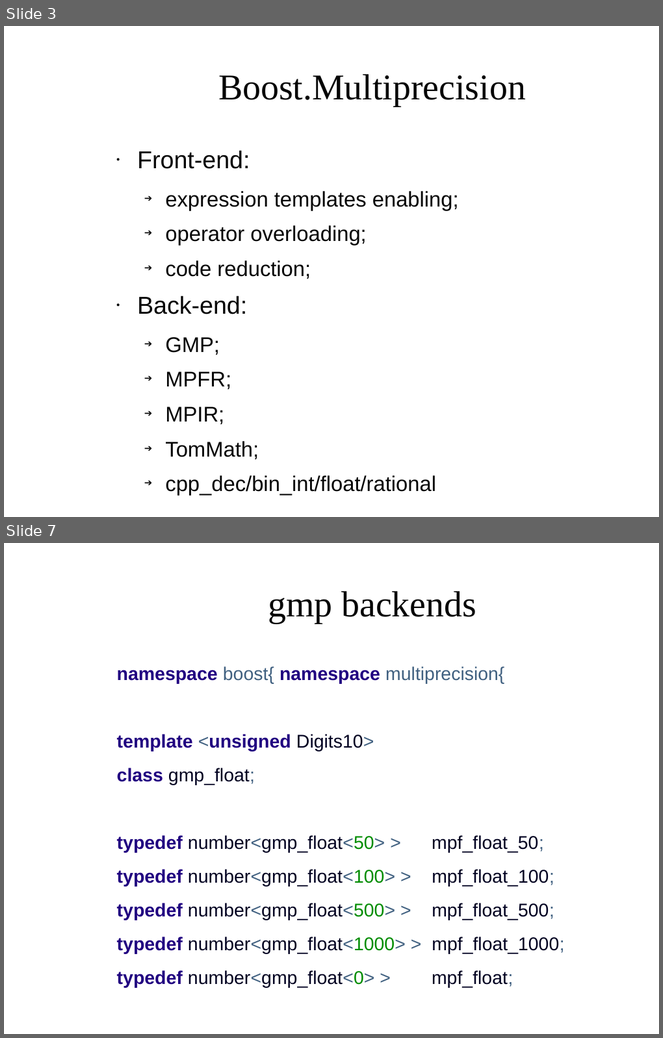
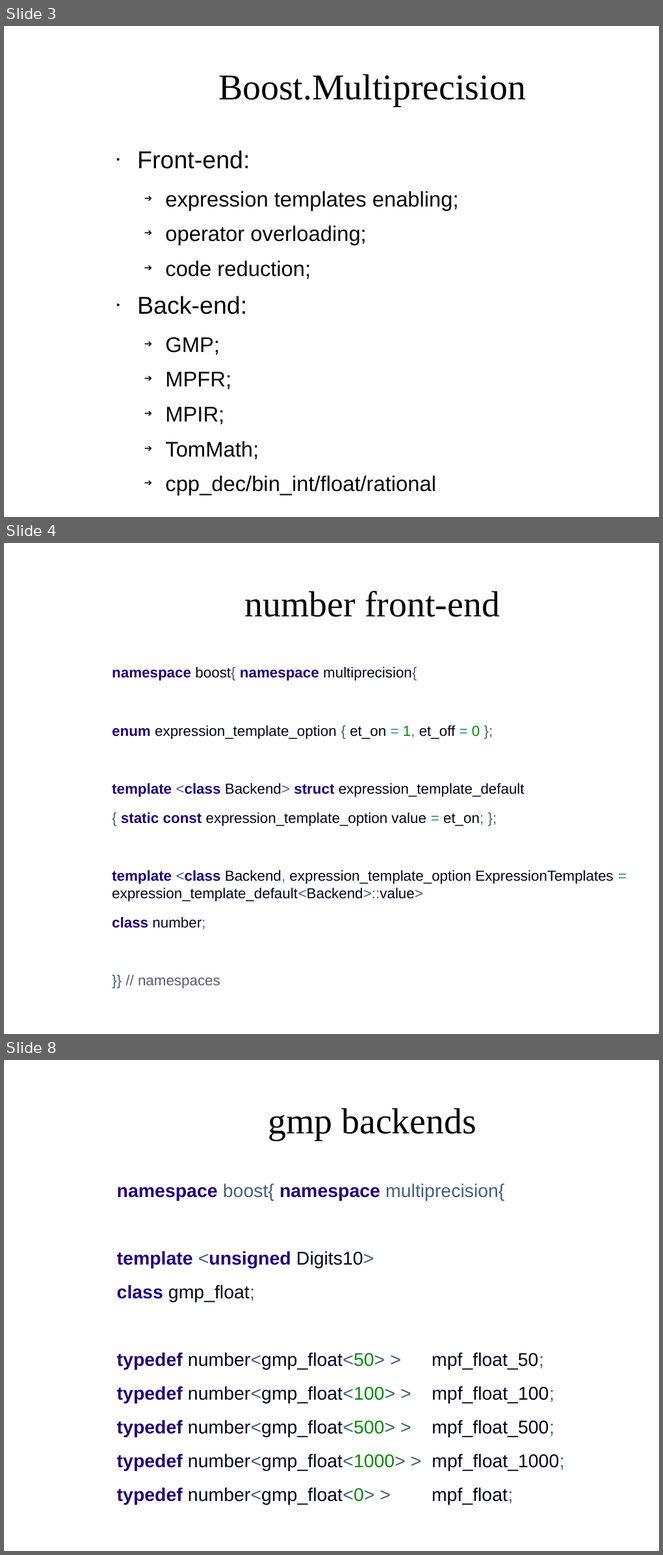
Before and after one commit to AntonBikineev/gmp_presentation_examples, a slide deck: GMPpresentation.odp. Shown one above the other, each under a label of ours: slides 3 and 7 before the commit, slides 3, 4 and 8 after it; the slides between them are not shown. The pictures are 663x1038 and 663x1555 pixels, drawn with LibreOffice and Linux fonts; fonts in the diff are those of the drawing; background and template pictures are left out. Boxes give left, top, right and bottom in pixels: in the first picture for what was removed or moved away, otherwise in the second. Text is boxed around its words. In the diff, an @@ line names an element or a change of style, - is before the commit and + after.

```diff
--- a/GMPpresentation.odp
+++ b/GMPpresentation.odp
@@ slide 4 added at [4,543,659,1034], background picture (left out) @@
@@ title added at [244,590,500,617], 44 pt, text #050505 @@
+number front-end
@@ text added at [112,667,614,930], 17.6 pt, text #000020 @@
+namespace boost{ namespace multiprecision{
+enum expression_template_option { et_on = 1, et_off = 0 };
+template <class Backend> struct expression_template_default
+{ static const expression_template_option value = et_on; };
+template <class Backend, expression_template_option ExpressionTemplates = expression_template_default<Backend>::value>
+class number;
+}} // namespaces
@@ what was slide 7 is now slide 8 @@
```
Also in this commit, not shown: 4 slides changed, 4 other slides added, 1 other file.
